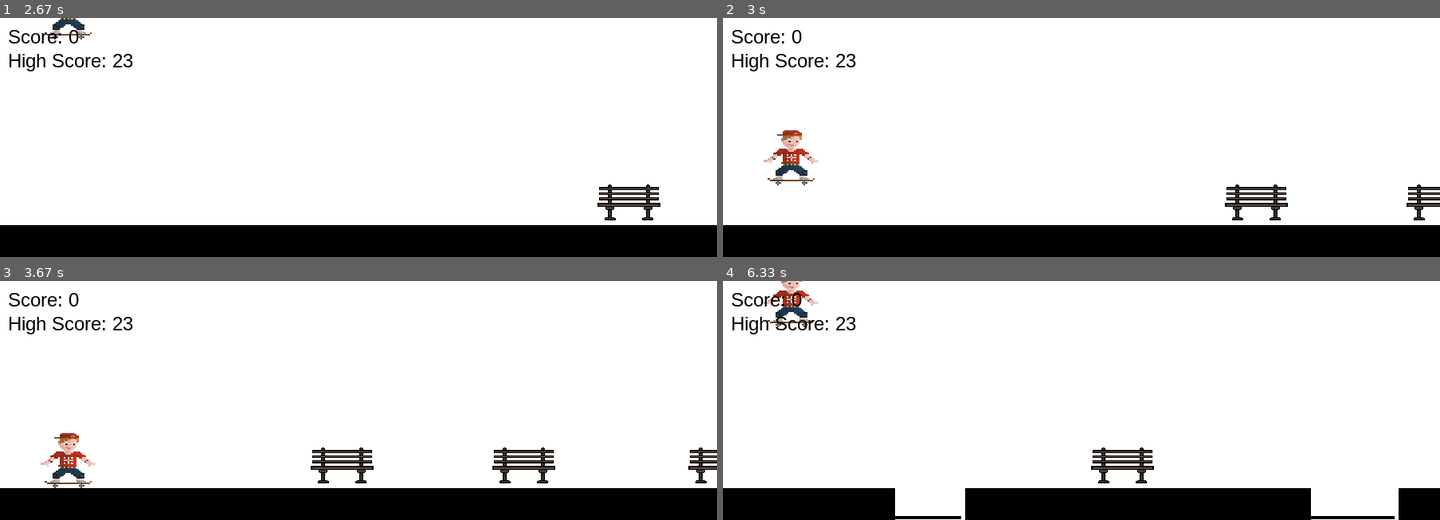
Above: before the commit, frames 1-4 (two rows, left to right).
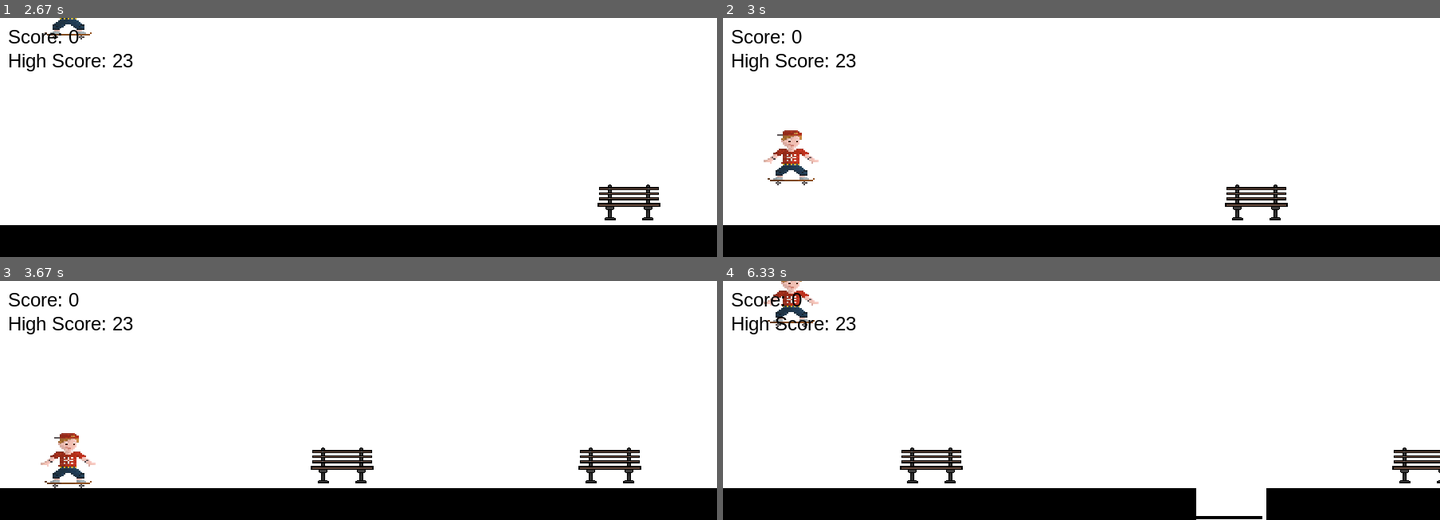
Above: after the commit, the same moments.

Repository: TheAnswer16/pygame-computer-science
Game: pygame game, started from main_game.py
Two runs of this game, one before a commit and one after it. Both use one fixed random seed, a clock stepped at 60 frames per second and the inputs below.
Inputs:
- Up to frame 1 (2.67 s): tap Space at 0.33 s; hold Up 0.67-1.13 s; hold Down 1.17-1.47 s; hold Up 1.5-1.87 s; hold Down 1.9-2.27 s; hold Up 2.3-2.6 s
- Up to frame 2 (3 s): hold Up from 2.97 s (still down)
- Up to frame 3 (3.67 s): release Up at 3.33 s
- Up to frame 4 (6.33 s): hold Up 3.77-4.07 s; hold Up 4.43-4.8 s; hold Up 5.23-5.53 s; hold Up 5.9-6.27 s

Frame 1 is identical in both runs. In frame 2, 0.3% of the frame differs, in the area x 95-100%, y 69-85%; in frame 3, 1.5%; in frame 4, 5.5%, in the area x 24-100%, y 69-100%.

Commit message:
feat: improve game physics

Diff:
--- a/main_game.py
+++ b/main_game.py
@@ -1,6 +1,7 @@
 import pygame
 import random
 import sys
+import configparser
 
 # Inicialização
 pygame.init()
@@ -15,9 +16,9 @@
 BLACK = (0, 0, 0)
 GROUND_Y = HEIGHT - 40
 
-# Carregar imagem do skatista
+# Imagens
 SKATER_IMG = pygame.image.load("assets/skater_running.png").convert_alpha()
-BENCH_IMG =  pygame.image.load("assets/bench.png").convert_alpha()
+BENCH_IMG = pygame.image.load("assets/bench.png").convert_alpha()
 
 class Skater:
     def __init__(self):
@@ -29,23 +30,51 @@
         self.velocity = 0
         self.gravity = 0.7
         self.jump_strength = -26
+        self.jump_buffer = 0
+        self.jump_buffer_time = 5  # frames
+        self.terminal_velocity = 20
         self.is_jumping = False
+        self.is_sliding = False
+        self.slide_time = 0
+        self.max_slide_time = 20
 
     def update(self):
+        if self.jump_buffer > 0:
+            self.jump_buffer -= 1
+
         self.velocity += self.gravity
+        if self.velocity > self.terminal_velocity:
+            self.velocity = self.terminal_velocity
+
         self.y += self.velocity
         if self.y >= GROUND_Y - self.height:
             self.y = GROUND_Y - self.height
             self.velocity = 0
             self.is_jumping = False
+            self.jump_buffer = 0
+
+        if self.is_sliding:
+            self.slide_time -= 1
+            if self.slide_time <= 0:
+                self.is_sliding = False
 
     def jump(self):
         if not self.is_jumping:
             self.velocity = self.jump_strength
             self.is_jumping = True
+        else:
+            self.jump_buffer = self.jump_buffer_time
+
+    def slide(self):
+        if not self.is_sliding and not self.is_jumping:
+            self.is_sliding = True
+            self.slide_time = self.max_slide_time
 
     def get_rect(self):
-        return pygame.Rect(self.x, self.y, self.width, self.height)
+        margin = 10
+        if self.is_sliding:
+            return pygame.Rect(self.x + margin, self.y + 30, self.width - 2 * margin, self.height - 40)
+        return pygame.Rect(self.x + margin, self.y + margin, self.width - 2 * margin, self.height - margin)
 
     def draw(self, surface):
         surface.blit(self.image, (self.x, self.y))
@@ -67,7 +96,7 @@
         self.rect.x -= speed
 
     def draw(self, surface):
-       surface.blit(self.image, self.rect)
+        surface.blit(self.image, self.rect)
 
     def collides_with(self, skater_rect):
         return self.rect.colliderect(skater_rect)
@@ -96,19 +125,15 @@
     def is_off_screen(self):
         return self.x + self.width < 0
 
-
 class HighScoreManager:
-
-
+    @staticmethod
     def get_high_score():
-
-        import configparser
         cfg = configparser.ConfigParser()
         cfg.read("settings.ini")
         return cfg.getint("screen", "high_score", fallback=0)
 
+    @staticmethod
     def set_high_score(score):
-        import configparser
         cfg = configparser.ConfigParser()
         cfg.read("settings.ini")
         if not cfg.has_section("screen"):
@@ -117,9 +142,7 @@
         with open("settings.ini", "w") as configfile:
             cfg.write(configfile)
 
-
 class Game:
-
     def __init__(self):
         self.skater = Skater()
         self.obstacles = []
@@ -161,25 +184,24 @@
             keys = pygame.key.get_pressed()
             if keys[pygame.K_SPACE] or keys[pygame.K_UP]:
                 self.skater.jump()
+            if keys[pygame.K_DOWN]:
+                self.skater.slide()
 
             self.skater.update()
             skater_rect = self.skater.get_rect()
 
-            # Verificar chão
             self.update_platforms()
             on_platform = any(plat.colliderect(skater_rect.move(0, 1)) for plat in self.platforms)
             if not on_platform:
                 self.skater.velocity += self.skater.gravity
 
-            # Gerar novo obstáculo
             if not self.obstacles or (
-                isinstance(self.obstacles[-1], Banco) and self.obstacles[-1].rect.x < WIDTH - random.randint(200, 400)
+                isinstance(self.obstacles[-1], Banco) and self.obstacles[-1].rect.x < WIDTH - random.randint(300, 500)
             ) or (
                 isinstance(self.obstacles[-1], Vala) and self.obstacles[-1].x < WIDTH - random.randint(200, 400)
             ):
                 self.obstacles.append(self.generate_obstacle())
 
-            # Atualizar e desenhar obstáculos
             for obs in list(self.obstacles):
                 obs.update(self.speed)
                 obs.draw(SCREEN)
@@ -192,18 +214,14 @@
                     self.obstacles.remove(obs)
                     self.score += 1
 
-            # Dificuldade progressiva
             if self.score and self.score % 10 == 0:
                 self.speed = 6 + self.score // 10
 
-            # Desenhar plataformas
             for plat in self.platforms:
                 pygame.draw.rect(SCREEN, BLACK, plat)
 
-            # Desenhar skatista
             self.skater.draw(SCREEN)
 
-            # Mostrar pontuação
             score_text = FONT.render(f"Score: {self.score}", True, BLACK)
             high_score_text = FONT.render(f"High Score: {self.high_score}", True, BLACK)
             SCREEN.blit(score_text, (10, 10))
@@ -211,7 +229,6 @@
 
             pygame.display.update()
 
-# Início
 if __name__ == "__main__":
     game = Game()
     game.run()
